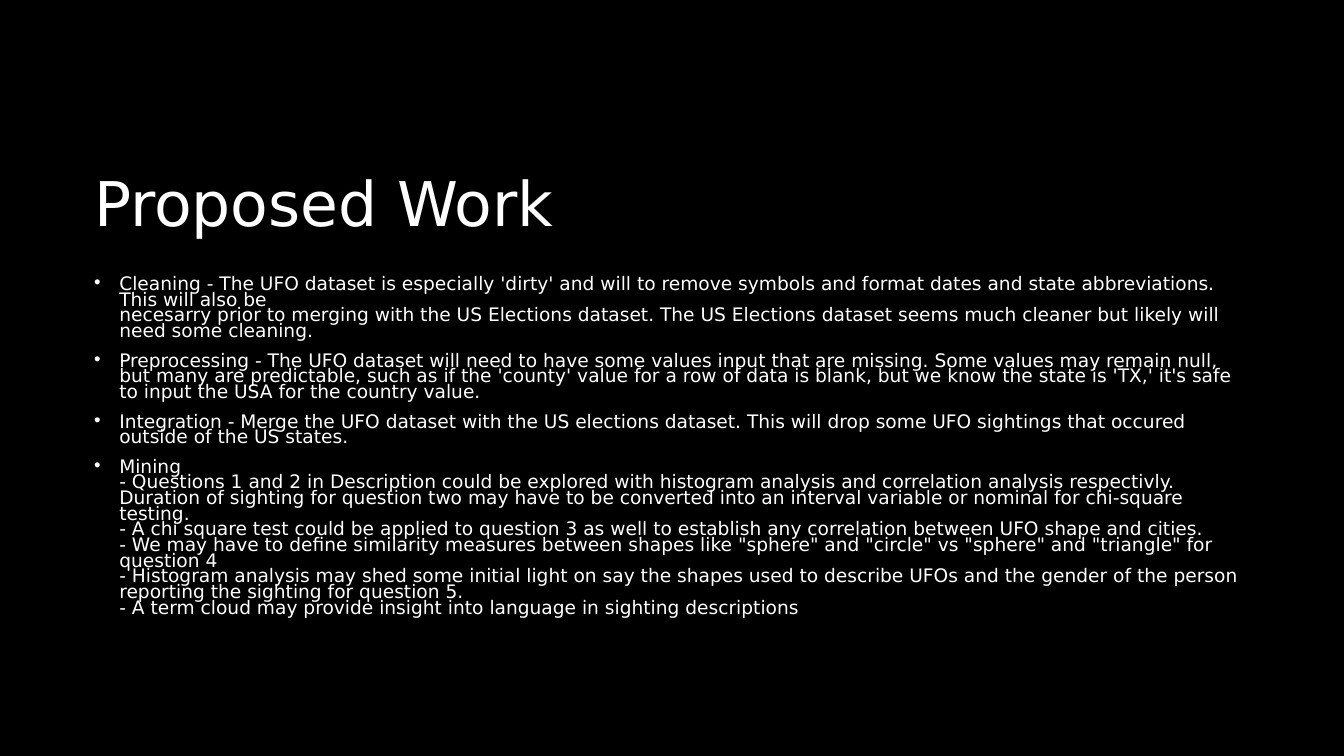
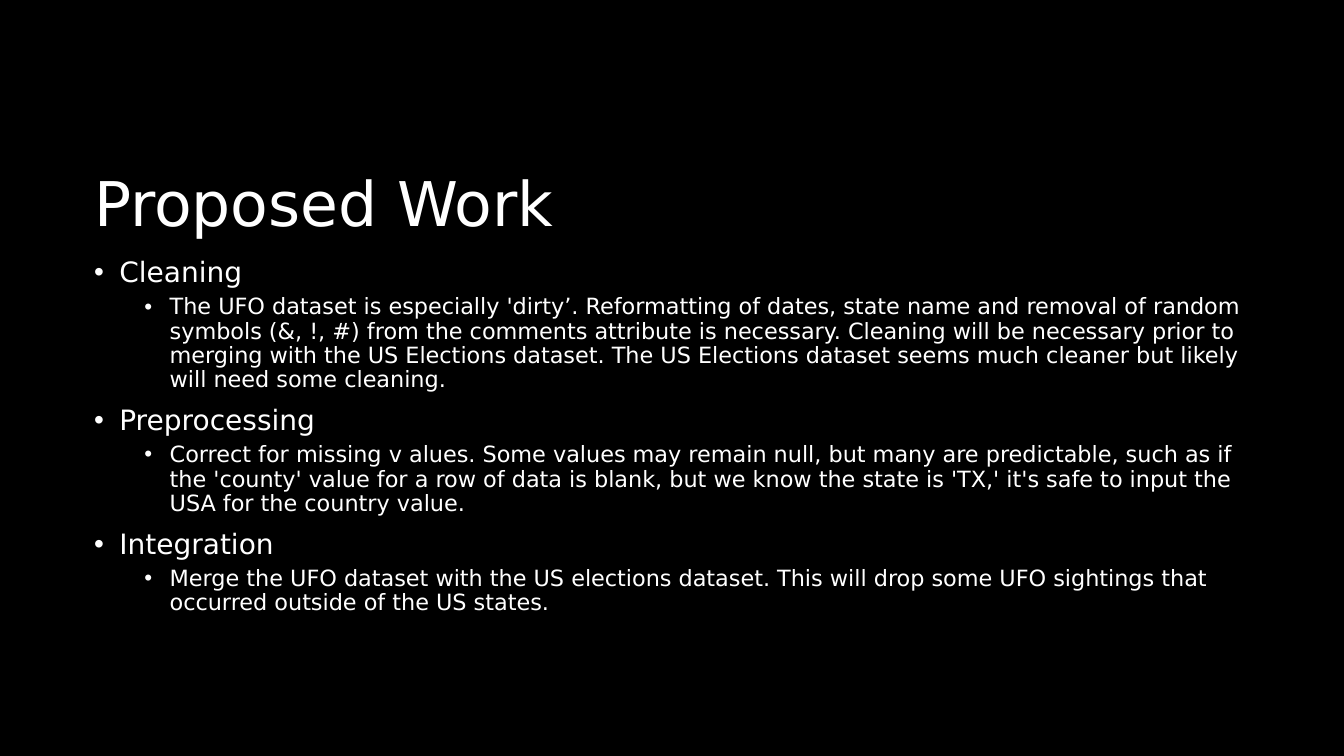
Before and after one commit to KWolley/CSPB4502_DreamTeam, a slide deck: slide 6 of UFO_presidentalElections.pptx (slide 5 before the commit). Drawn at 1344x756 pixels with LibreOffice and Linux fonts; fonts in the diff are those of the drawing. Boxes give left, top, right and bottom in pixels: in the first picture for what was removed or moved away, otherwise in the second. Text is boxed around its words. In the diff, an @@ line names an element or a change of style, - is before the commit and + after.

Commit message:
Update UFO_presidentalElections.pptx
updates to powerpoint

```diff
--- a/UFO_presidentalElections.pptx
+++ b/UFO_presidentalElections.pptx
@@ text at (119,260,1240,611): text changed; size 13.3 to 16 pt @@
-• Cleaning - The UFO dataset is especially 'dirty' and will to remove symbols and format dates and state abbreviations. This will also be
-  necesarry prior to merging with the US Elections dataset. The US Elections dataset seems much cleaner but likely will need some cleaning.
-• Preprocessing - The UFO dataset will need to have some values input that are missing. Some values may remain null, but many are predictable, such as if the 'county' value for a row of data is blank, but we know the state is 'TX,' it's safe to input the USA for the country value.
-• Integration - Merge the UFO dataset with the US elections dataset. This will drop some UFO sightings that occured outside of the US states.
-• Mining
-  - Questions 1 and 2 in Description could be explored with histogram analysis and correlation analysis respectivly. Duration of sighting for question two may have to be converted into an interval variable or nominal for chi-square testing.
-  - A chi square test could be applied to question 3 as well to establish any correlation between UFO shape and cities.
-  - We may have to define similarity measures between shapes like "sphere" and "circle" vs "sphere" and "triangle" for question 4
-  - Histogram analysis may shed some initial light on say the shapes used to describe UFOs and the gender of the person reporting the sighting for question 5.
-  - A term cloud may provide insight into language in sighting descriptions
+• Cleaning
+  • The UFO dataset is especially 'dirty’. Reformatting of dates, state name and removal of random symbols (&, !, #) from the comments attribute is necessary. Cleaning will be necessary prior to merging with the US Elections dataset. The US Elections dataset seems much cleaner but likely will need some cleaning.
+• Preprocessing
+  • Correct for missing v alues. Some values may remain null, but many are predictable, such as if the 'county' value for a row of data is blank, but we know the state is 'TX,' it's safe to input the USA for the country value.
+• Integration
+  • Merge the UFO dataset with the US elections dataset. This will drop some UFO sightings that occurred outside of the US states.
```
Also in this commit, not shown: 3 other slides changed, 2 slides added, 1 slide removed.
